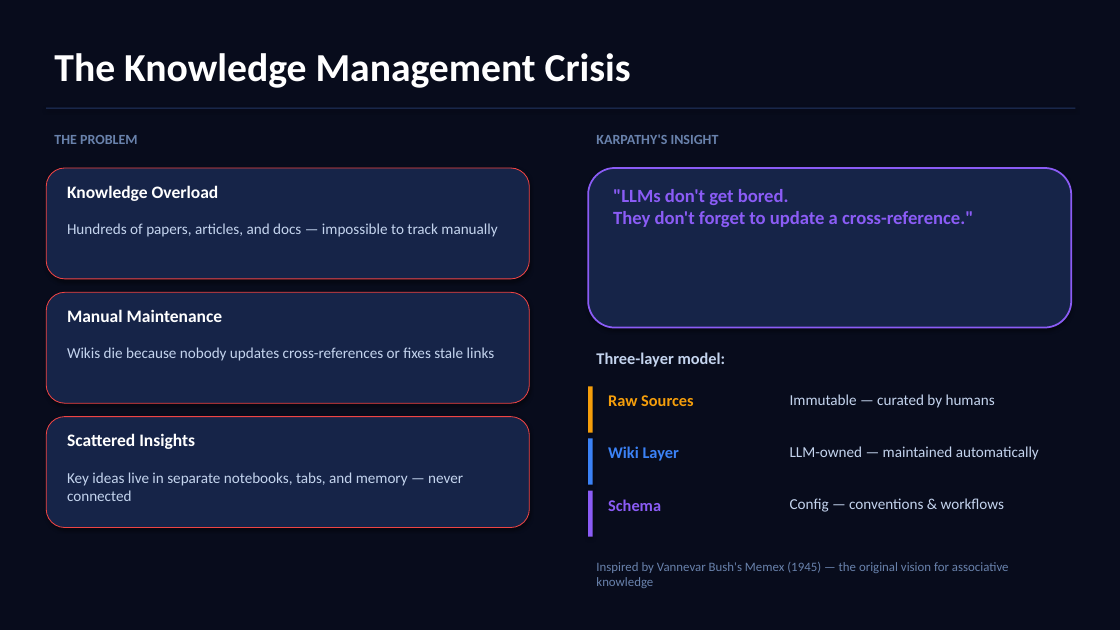
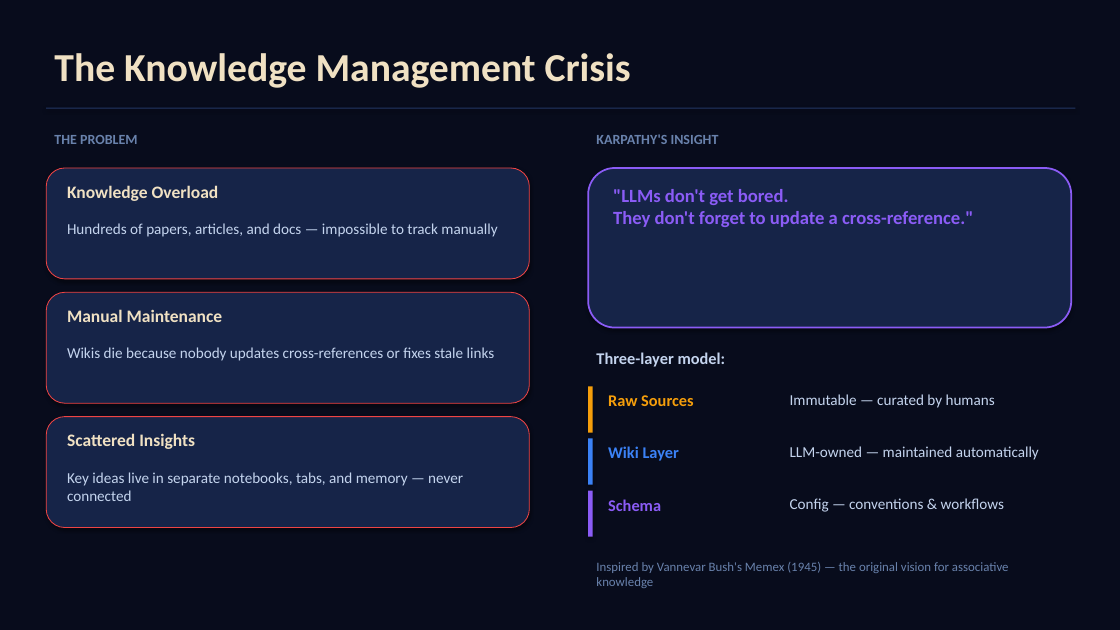
Before and after one commit to dev-enthusiast-84/llm-wiki, a slide deck: slide 2 of presentation/llm-wiki-deck.pptx. Drawn at 1120x630 pixels with LibreOffice and Linux fonts; fonts in the diff are those of the drawing. Boxes give left, top, right and bottom in pixels: in the first picture for what was removed or moved away, otherwise in the second. Text is boxed around its words. In the diff, an @@ line names an element or a change of style, - is before the commit and + after.

```diff
--- a/presentation/llm-wiki-deck.pptx
+++ b/presentation/llm-wiki-deck.pptx
@@ text colour #FFFFFF to #F0E1C3 in 4 elements at [54,53,631,88], [67,185,219,201], [67,309,223,322], [67,433,195,449] @@
```
Also in this commit, not shown: 4 other slides changed, 3 other files.
